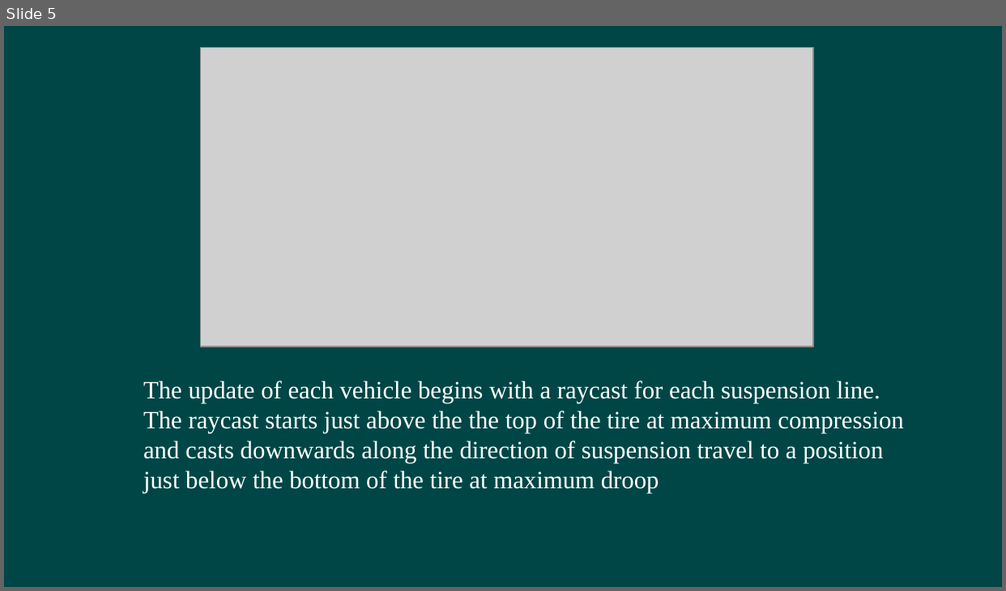
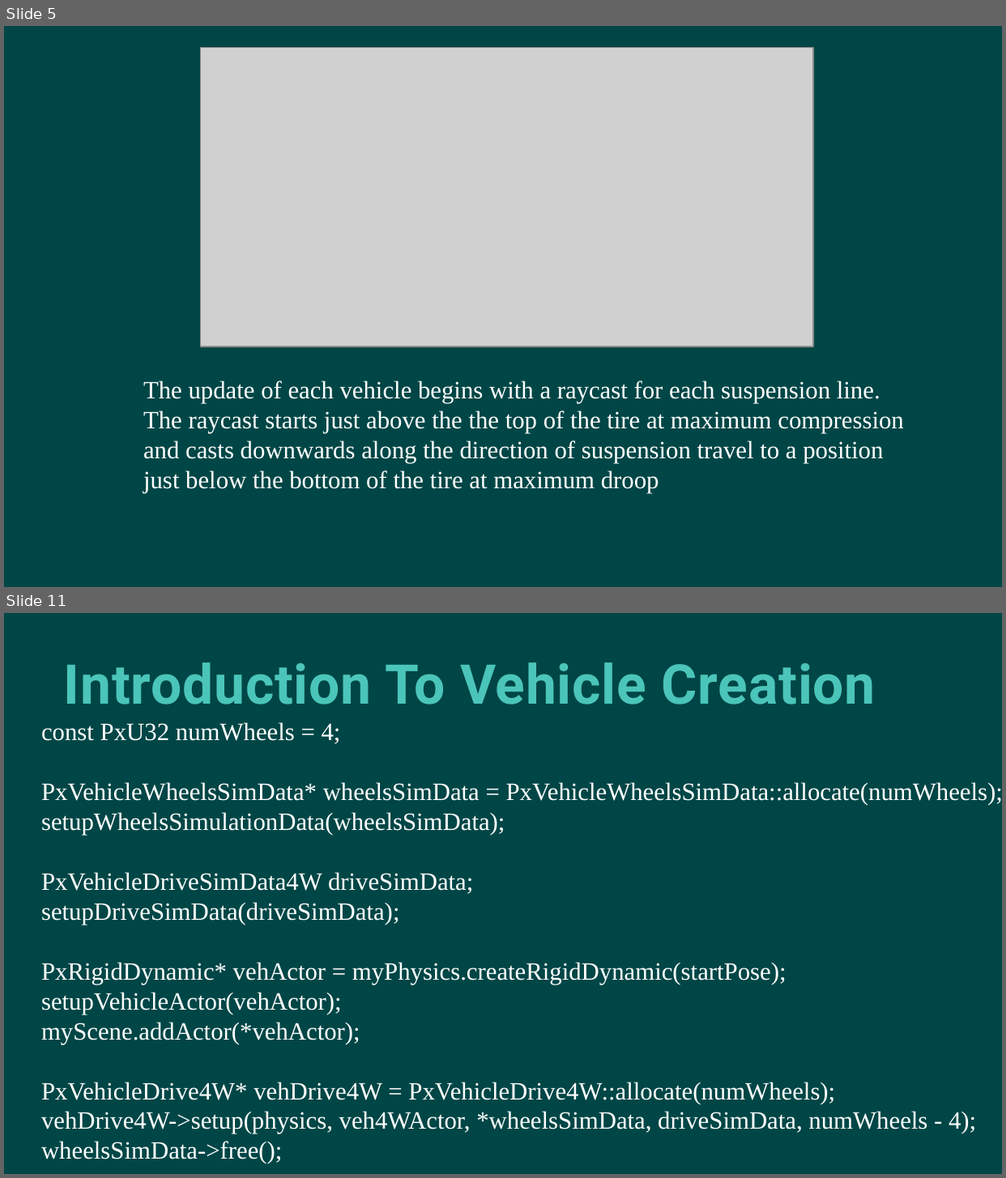
Before and after one commit to hanhonglei/Course_GamePhysics, a slide deck: Slides/11 Vehicle/Vehicle.pptx. Shown one above the other, each under a label of ours: slide 5 before the commit, slides 5 and 11 after it; the slides between them are not shown. The pictures are 1006x591 and 1006x1178 pixels, drawn with LibreOffice and Linux fonts; fonts in the diff are those of the drawing; grey boxes stand for pictures; background and template pictures are left out. Boxes give left, top, right and bottom in pixels: in the first picture for what was removed or moved away, otherwise in the second. Text is boxed around its words. In the diff, an @@ line names an element or a change of style, - is before the commit and + after.

```diff
--- a/Slides/11 Vehicle/Vehicle.pptx
+++ b/Slides/11 Vehicle/Vehicle.pptx
@@ slide 11 added at <box>4,613,1002,1174</box>, background #004646 @@
@@ title added at <box>64,662,876,705</box>, 39.6 pt, text #4BC5B9, bold @@
+Introduction To Vehicle Creation
@@ text added at <box>41,722,1002,1165</box>, 18 pt, text #FFFFFF @@
+const PxU32 numWheels = 4;
+PxVehicleWheelsSimData* wheelsSimData = PxVehicleWheelsSimData::allocate(numWheels);
+setupWheelsSimulationData(wheelsSimData);
+PxVehicleDriveSimData4W driveSimData;
+setupDriveSimData(driveSimData);
+PxRigidDynamic* vehActor = myPhysics.createRigidDynamic(startPose);
+setupVehicleActor(vehActor);
+myScene.addActor(*vehActor);
+PxVehicleDrive4W* vehDrive4W = PxVehicleDrive4W::allocate(numWheels);
+vehDrive4W->setup(physics, veh4WActor, *wheelsSimData, driveSimData, numWheels - 4);
+wheelsSimData->free();
```
Also in this commit, not shown: 11 other slides added, 1 slide removed, 1 other file.
